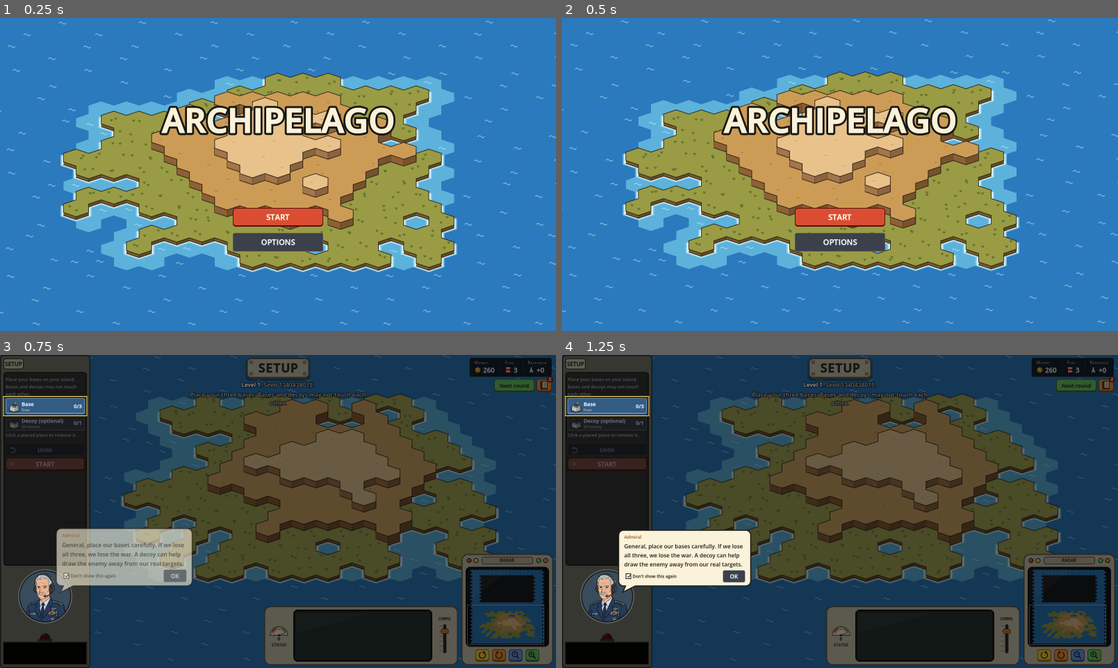
Above: before the commit, frames 1-4 (two rows, left to right).
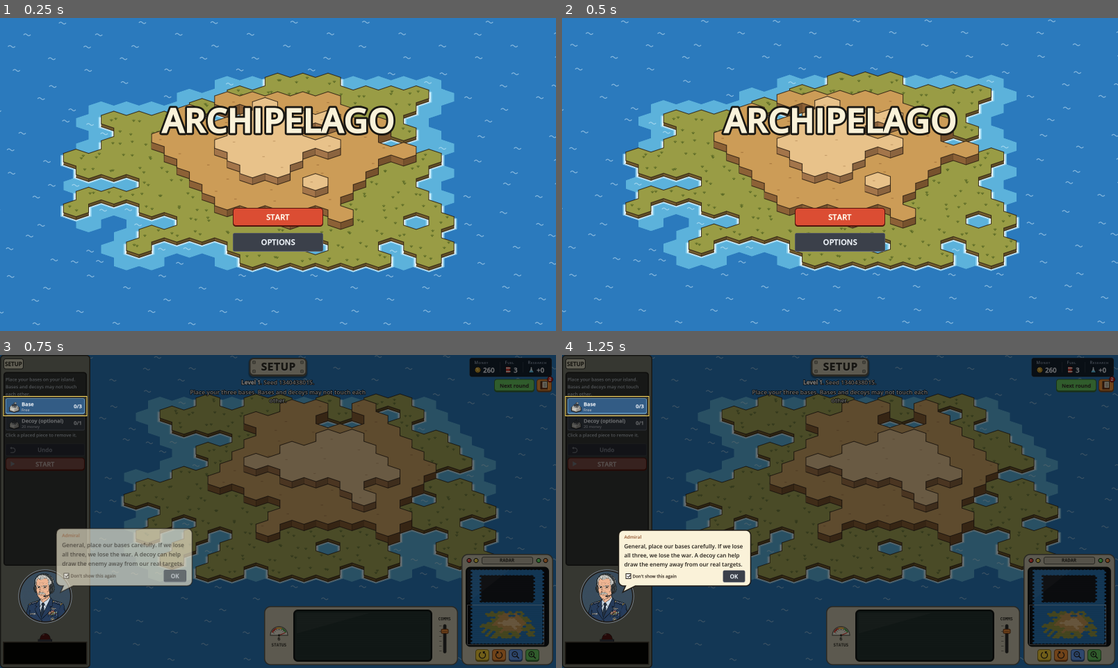
Above: after the commit, the same moments.

Repository: abeuscher/archipelago-game
Game: Godot game, scene res://game/title.tscn
Two runs of this game, one before a commit and one after it. Both use one fixed random seed, a clock stepped at 60 frames per second and the inputs below.
Inputs:
- Up to frame 1 (0.25 s): no input
- Up to frame 2 (0.5 s): no input
- Up to frame 3 (0.75 s): click "START" at 0.5 s
- Up to frame 4 (1.25 s): no input

Frames 1-2 are identical in both runs. In frame 3, 1.2% of the frame differs, in the area x 34-66%, y 0-17%; in frame 4, 1.2%.

Commit message:
Title plate shows the round number only (SETUP before round 1), 15% smaller
Co-Authored-By: Claude Opus 5.5 <noreply@anthropic.com>

Diff:
--- a/game/device_panel.gd
+++ b/game/device_panel.gd
@@ -77,9 +77,9 @@
 	return unit
 
 
-## The phase title at the top middle: a screwed-on beige plate with the
-## phase in big dark letters and the round in small ones above it. Returns
-## [plate, round label, phase label].
+## The title at the top middle: a screwed-on beige plate in big dark
+## letters (the round, or SETUP before round 1). The small line above is
+## kept hidden. Returns [plate, small label, title label].
 static func title_plate() -> Array:
 	var plate := PanelContainer.new()
 	plate.mouse_filter = Control.MOUSE_FILTER_IGNORE
@@ -104,7 +104,7 @@
 	heavy.variation_embolden = 1.1
 	heavy.spacing_glyph = 2
 	phase.add_theme_font_override("font", heavy)
-	phase.add_theme_font_size_override("font_size", 34)
+	phase.add_theme_font_size_override("font_size", 29)
 	phase.add_theme_color_override("font_color", PLATE_INK)
 	phase.add_theme_color_override("font_shadow_color", Color(1, 1, 1, 0.4))
 	phase.add_theme_constant_override("shadow_offset_x", 0)
--- a/game/hud.gd
+++ b/game/hud.gd
@@ -487,9 +487,10 @@
 # --- Top bar ---------------------------------------------------------------
 
 func set_phase(phase_name: String, round_number: int) -> void:
-	_round.text = phase_name.to_upper().replace(" AND ", " & ")
-	_round_no.text = "ROUND %d" % round_number if round_number > 0 else ""
-	_round_no.visible = round_number > 0
+	# The plate shows the round once play starts (the toolbar names the
+	# phase), and the phase only before round 1 (setup).
+	_round.text = "ROUND %d" % round_number if round_number > 0 else phase_name.to_upper()
+	_round_no.visible = false
 	_tool_title.text = phase_name.to_upper().replace(" AND ", " & ")
 
 
Not shown, changed: ASSUMPTIONS.md
